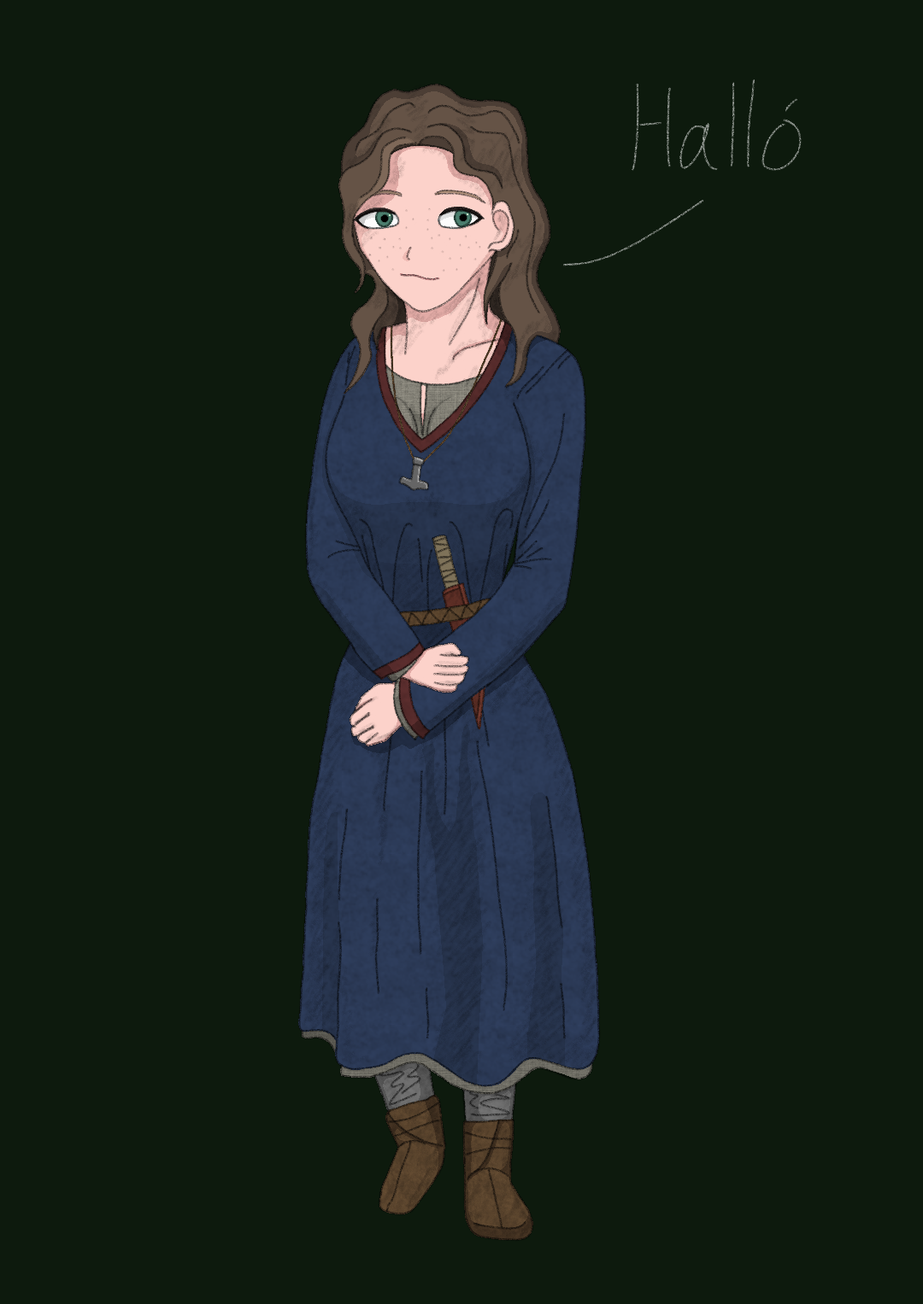
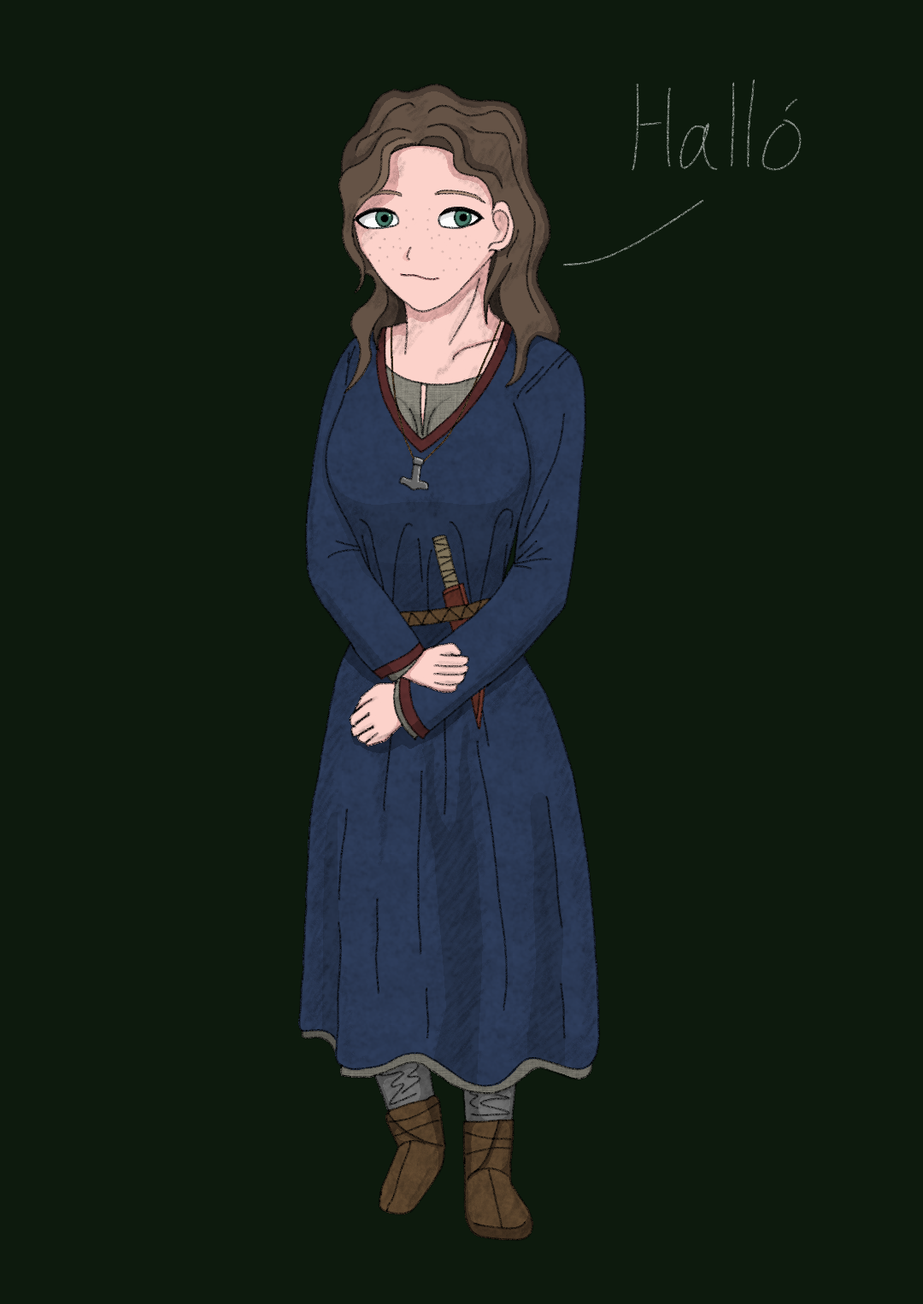
Layered file, before and after one edit (923×1304). Changes by layer:
added layer "background copy" above "background" over 298, 83, 600, 1241
